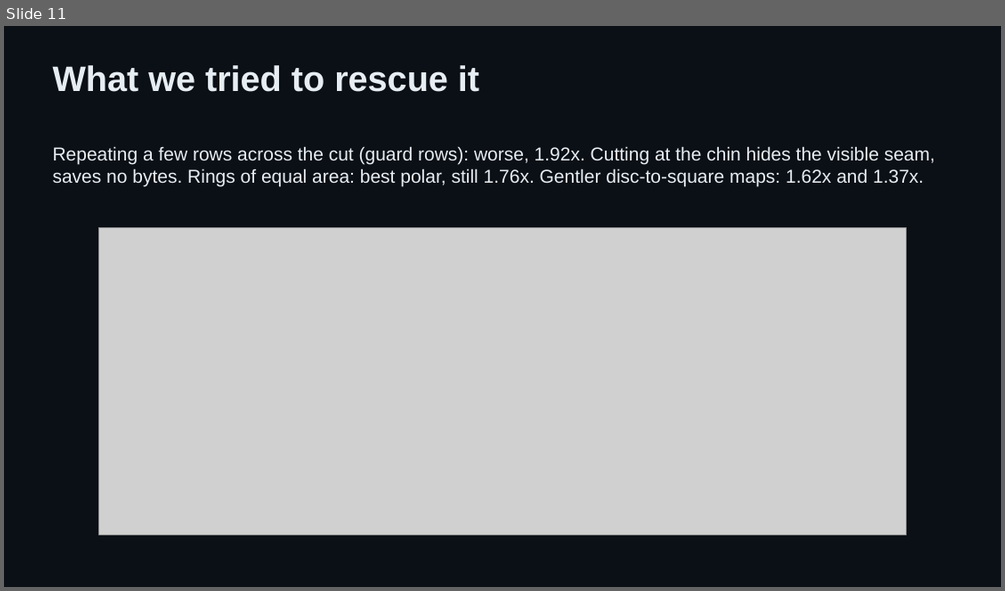
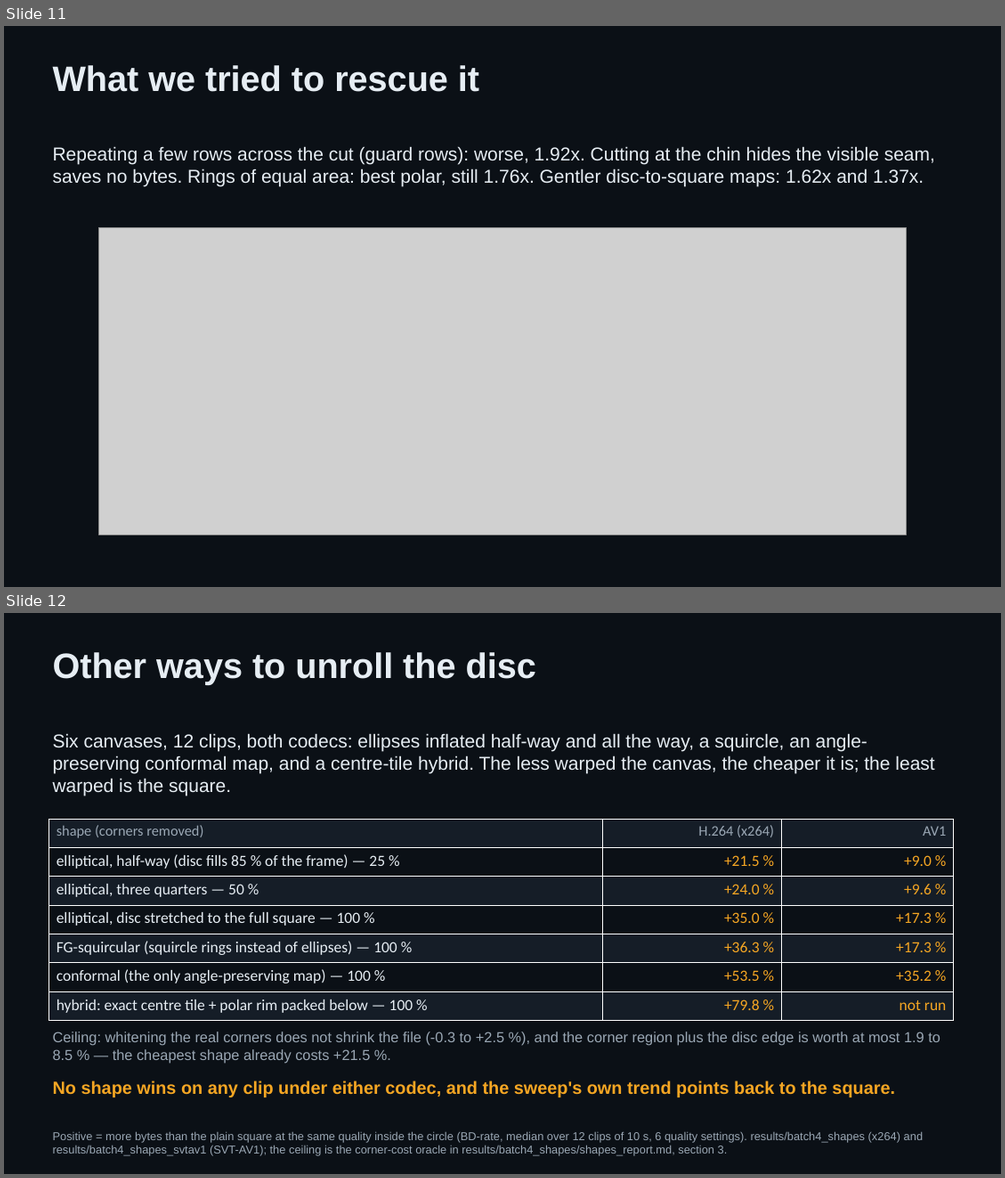
Before and after one commit to padington/polar-codec-site, a slide deck: slides/polar-codec.pptx. Shown one above the other, each under a label of ours: slide 11 before the commit, slides 11 and 12 after it. The pictures are 1005x591 and 1005x1178 pixels, drawn with LibreOffice and Linux fonts; fonts in the diff are those of the drawing; grey boxes stand for pictures. Boxes give left, top, right and bottom in pixels: in the first picture for what was removed or moved away, otherwise in the second. Text is boxed around its words. In the diff, an @@ line names an element or a change of style, - is before the commit and + after.

Commit message:
Deck slide 12 and a Shapes section: six canvas shapes, both codecs, the corner-cost ceiling
The deck gains 'Other ways to unroll the disc' after the rescue slide (elliptical
p50/p75, ellip_full, FG-squircular, conformal, hybrid centre tile; +21.5 % to
+79.8 % under x264, +9.0 % to +35.2 % under SVT-AV1), and the results page gains a
Shapes section rendered from the sweep's plain-language report.

```diff
--- a/slides/polar-codec.pptx
+++ b/slides/polar-codec.pptx
@@ slide 12 added at (4, 613, 1001, 1174), background #0B1016 @@
@@ text added at (53, 652, 536, 684), 34 pt, text #E6EDF3, bold @@
+Other ways to unroll the disc
@@ text added at (53, 733, 934, 795), 18 pt, text #E6EDF3 @@
+Six canvases, 12 clips, both codecs: ellipses inflated half-way and all the way, a squircle, an angle-preserving conformal map, and a centre-tile hybrid. The less warped the canvas, the cheaper it is; the least warped is the square.
@@ table added at (48, 819, 954, 1021), 7 rows, 3 columns @@
+shape (corners removed) | H.264 (x264) | AV1
+elliptical, half-way (disc fills 85 % of the frame) — 25 % | +21.5 % | +9.0 %
+elliptical, three quarters — 50 % | +24.0 % | +9.6 %
+elliptical, disc stretched to the full square — 100 % | +35.0 % | +17.3 %
+FG-squircular (squircle rings instead of ellipses) — 100 % | +36.3 % | +17.3 %
+conformal (the only angle-preserving map) — 100 % | +53.5 % | +35.2 %
+hybrid: exact centre tile + polar rim packed below — 100 % | +79.8 % | not run
@@ text added at (53, 1031, 940, 1062), 14 pt, text #9AA7B4 @@
+Ceiling: whitening the real corners does not shrink the file (-0.3 to +2.5 %), and the corner region plus the disc edge is worth at most 1.9 to 8.5 % — the cheapest shape already costs +21.5 %.
@@ text added at (53, 1080, 895, 1097), 17 pt, text #F5A623, bold @@
+No shape wins on any clip under either codec, and the sweep's own trend points back to the square.
@@ text added at (53, 1131, 922, 1156), 11 pt, text #9AA7B4 @@
+Positive = more bytes than the plain square at the same quality inside the circle (BD-rate, median over 12 clips of 10 s, 6 quality settings). results/batch4_shapes (x264) and results/batch4_shapes_svtav1 (SVT-AV1); the ceiling is the corner-cost oracle in results/batch4_shapes/shapes_report.md, section 3.
```
Also in this commit, not shown: 3 other files.
